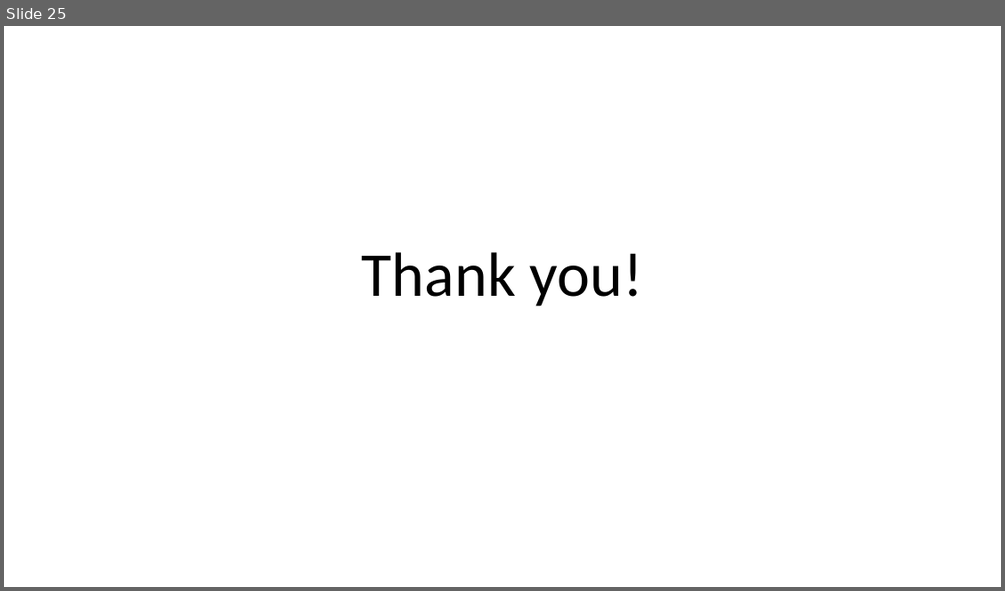
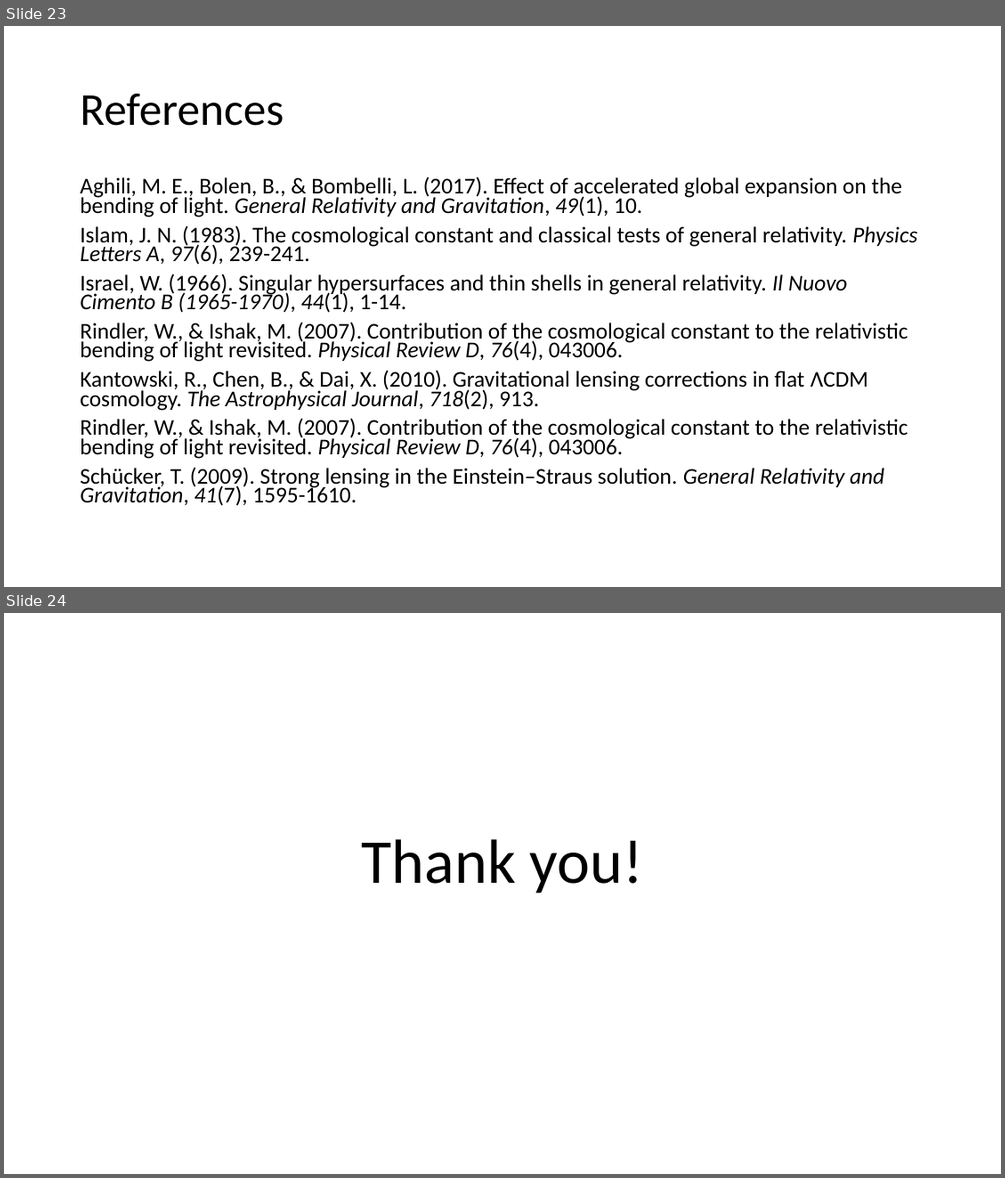
Before and after one commit to lingxz/lightbending, a slide deck: presentation2.pptx. Shown one above the other, each under a label of ours: slide 25 before the commit, slides 23 and 24 after it. The pictures are 1005x591 and 1005x1178 pixels, drawn with LibreOffice and Linux fonts; fonts in the diff are those of the drawing. Boxes give left, top, right and bottom in pixels: in the first picture for what was removed or moved away, otherwise in the second. Text is boxed around its words. In the diff, an @@ line names an element or a change of style, - is before the commit and + after.

```diff
--- a/presentation2.pptx
+++ b/presentation2.pptx
@@ slide 23 added at box(4, 26, 1001, 587), background #FFFFFF @@
@@ title added at box(80, 93, 283, 126), 44 pt, text #000000 @@
+References
@@ text added at box(80, 176, 917, 506), 21.7 pt, text #000000 @@
+Aghili, M. E., Bolen, B., & Bombelli, L. (2017). Effect of accelerated global expansion on the bending of light. General Relativity and Gravitation, 49(1), 10.
+Islam, J. N. (1983). The cosmological constant and classical tests of general relativity. Physics Letters A, 97(6), 239-241.
+Israel, W. (1966). Singular hypersurfaces and thin shells in general relativity. Il Nuovo Cimento B (1965-1970), 44(1), 1-14.
+Rindler, W., & Ishak, M. (2007). Contribution of the cosmological constant to the relativistic bending of light revisited. Physical Review D, 76(4), 043006.
+Kantowski, R., Chen, B., & Dai, X. (2010). Gravitational lensing corrections in flat ΛCDM cosmology. The Astrophysical Journal, 718(2), 913.
+Rindler, W., & Ishak, M. (2007). Contribution of the cosmological constant to the relativistic bending of light revisited. Physical Review D, 76(4), 043006.
+Schücker, T. (2009). Strong lensing in the Einstein–Straus solution. General Relativity and Gravitation, 41(7), 1595-1610.
@@ what was slide 25 is now slide 24 @@
```
Also in this commit, not shown: 8 slides changed, 4 other slides added, 2 slides removed, 18 other files.
